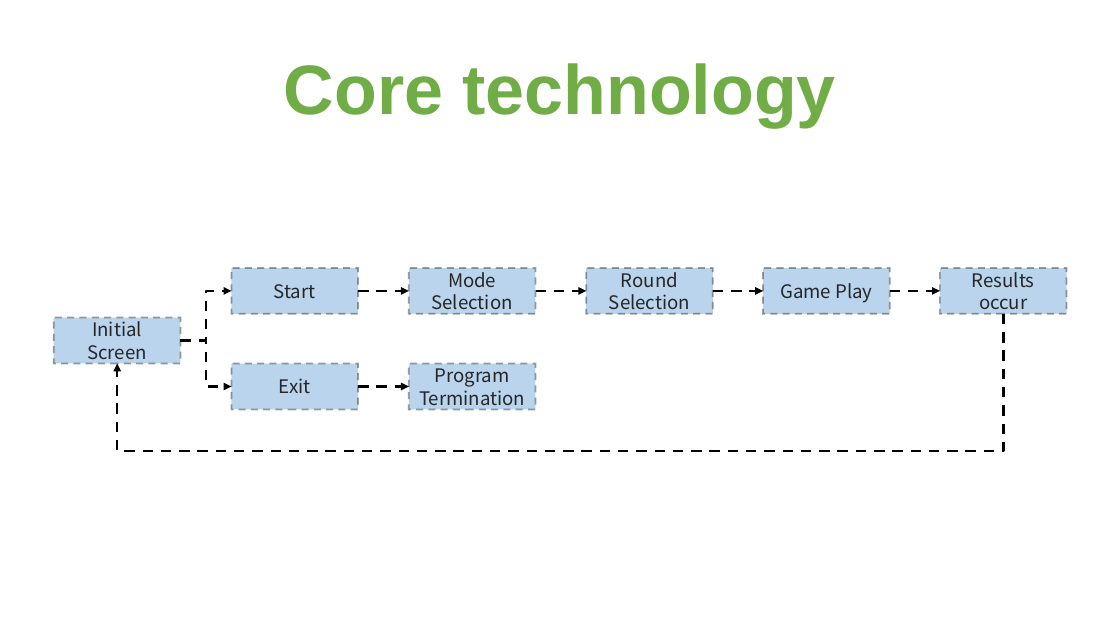
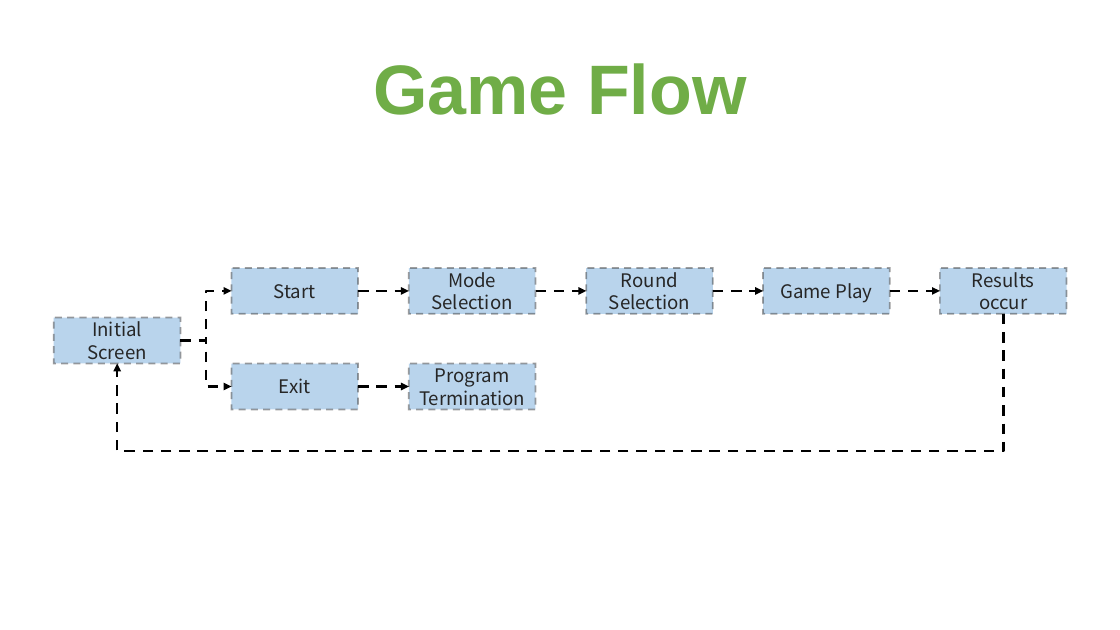
Before and after one commit to klustar/sanhak, a slide deck: slide 10 of 산학프로젝트_국방색순대국밥.pptx (slide 8 before the commit). Drawn at 1120x630 pixels with LibreOffice and Linux fonts; fonts in the diff are those of the drawing; background and template pictures are left out. Boxes give left, top, right and bottom in pixels: in the first picture for what was removed or moved away, otherwise in the second. Text is boxed around its words. In the diff, an @@ line names an element or a change of style, - is before the commit and + after.

```diff
--- a/산학프로젝트_국방색순대국밥.pptx
+++ b/산학프로젝트_국방색순대국밥.pptx
@@ text at [373, 63, 746, 115]: text changed @@
-Core technology
+Game Flow
```
Also in this commit, not shown: 8 other slides changed, 5 slides added, 2 slides removed, 4 other files.
